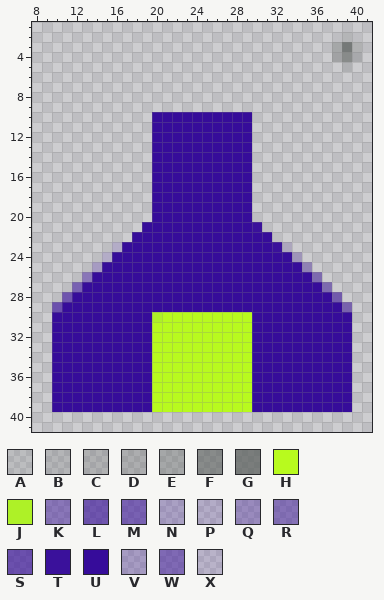
Two versions of one pixel-art sprite, assets/pixel_ship_blue_small.png. Above is the file before it was changed.
The file is 50x50 pixels. Pixels under 10% opacity are left out. Colours within 5 levels of each other are drawn and written as one. Shown: x 8..41, y 1..41.
Palette (. is transparent): A #54595624  B #54595634  C #5459563e  D #54595646  E #54595654  F #54595692  G #545956af  H #b8fa1e  J #aef127  K #360c9a73  L #360c9a9f  M #360c9a8f  N #360c9a3c  P #360c9a2c  Q #360c9a58  R #360c9a79  S #360c9aa5  T #360c9af8  U #360c9a  V #360c9a42  W #360c9a84  X #360c9a22
Now the later version:
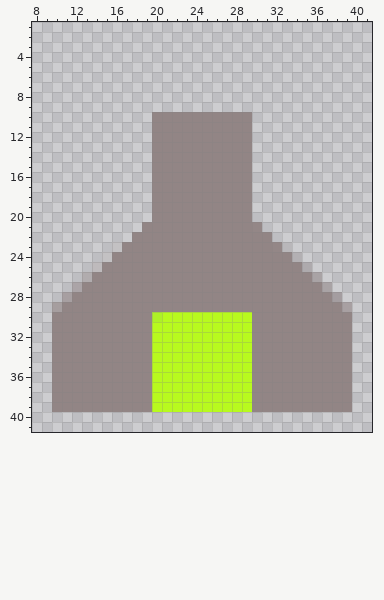
Change:
colour K: #360c9a73 -> #90838573
colour L: #360c9a9f -> #9084849f
colour M: #360c9a8f -> #9084868f
colour N: #360c9a3c -> #9184843c
colour P: #360c9a2c -> #9185852c
colour Q: #360c9a58 -> #91858558
colour R: #360c9a79 -> #91858579
colour S: #360c9aa5 -> #918585a5
colour T: #360c9af8 -> #928585f8
colour U: #360c9a -> #928585
colour V: #360c9a42 -> #93838342
colour W: #360c9a84 -> #93858584
colour X: #360c9a22 -> #96878722
y 2: x 39 B -> .
y 3: x 38..40 EGC -> ...
y 4: x 38..40 DFB -> ...
y 5: x 39 A -> .
Where, in picture pixels (left, top, right, bottom), the same in both pictures:
erased: (332, 32, 362, 72)
changed: (52, 112, 352, 412)
